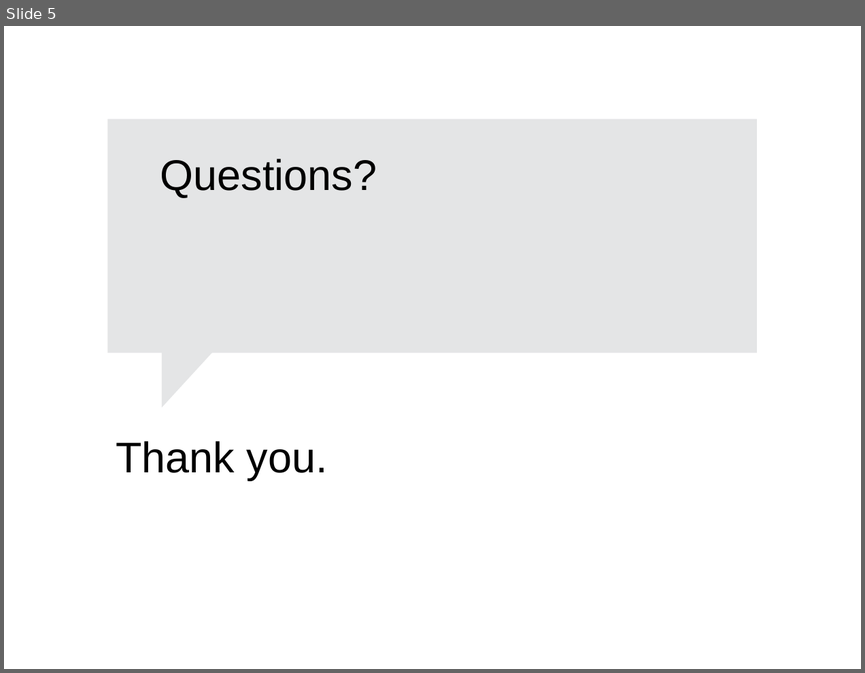
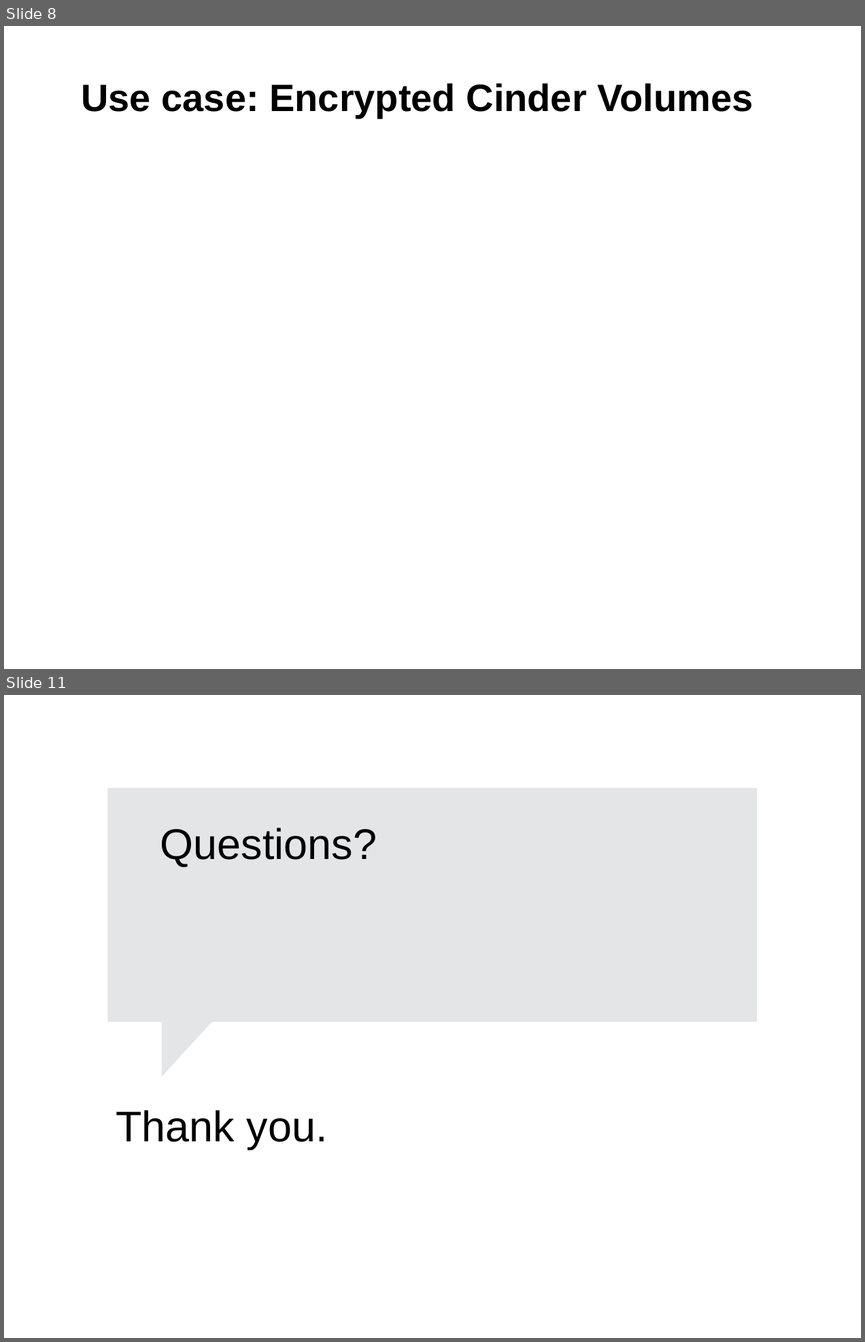
Before and after one commit to sayalilunkad/openstack-barcelona, a slide deck: hiding-in-the-clouds_secret-management-with-openstack-barbican/presentation.odp. Shown one above the other, each under a label of ours: slide 5 before the commit, slides 8 and 11 after it; the slides between them are not shown. The pictures are 865x673 and 865x1342 pixels, drawn with LibreOffice and Linux fonts; fonts in the diff are those of the drawing; background and template pictures are left out. Boxes give left, top, right and bottom in pixels: in the first picture for what was removed or moved away, otherwise in the second. Text is boxed around its words. In the diff, an @@ line names an element or a change of style, - is before the commit and + after.

```diff
--- a/hiding-in-the-clouds_secret-management-with-openstack-barbican/presentation.odp
+++ b/hiding-in-the-clouds_secret-management-with-openstack-barbican/presentation.odp
@@ slide 8 added at [4,26,861,669], background #FFFFFF; not listed: 1 template element that a slide beside it also shows @@
@@ title added at [81,83,753,118], 32 pt, text #000000, bold @@
+Use case: Encrypted Cinder Volumes
@@ what was slide 5 is now slide 11 @@
```
Also in this commit, not shown: 1 slide changed, 7 other slides added, 2 slides removed.
